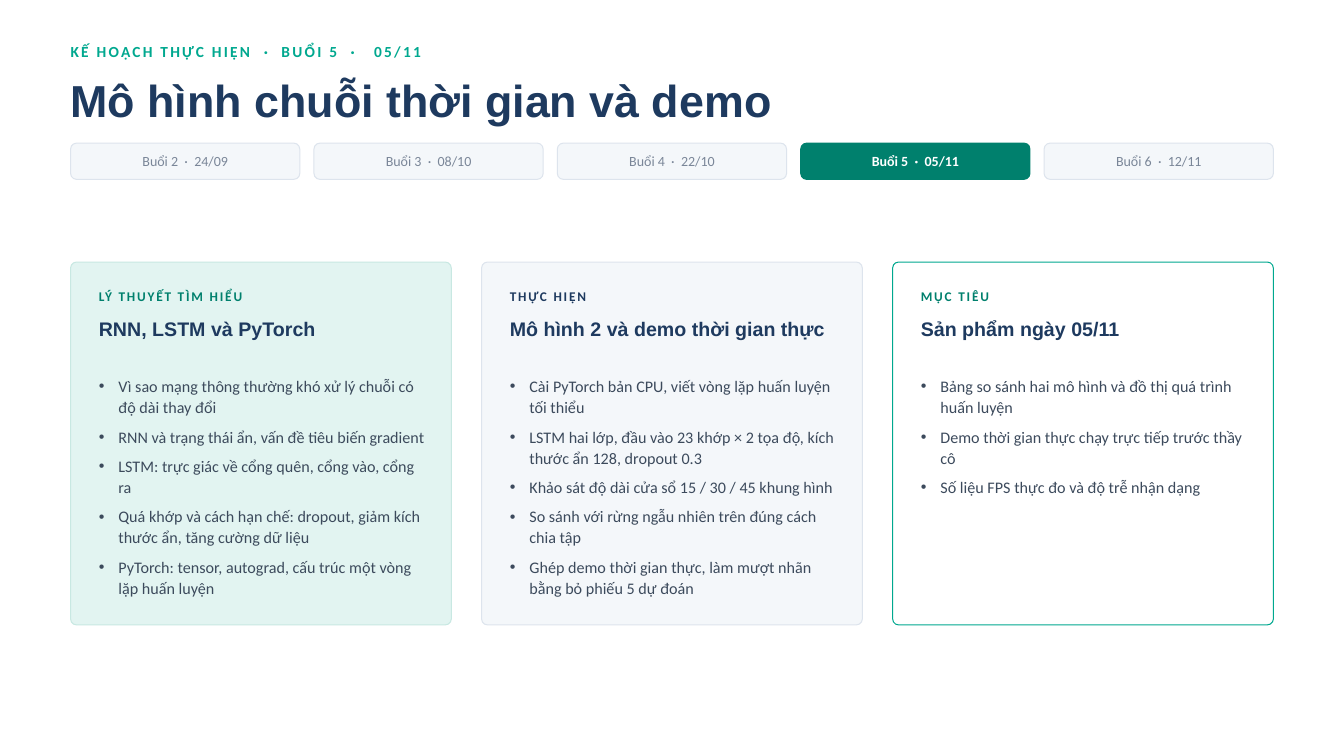
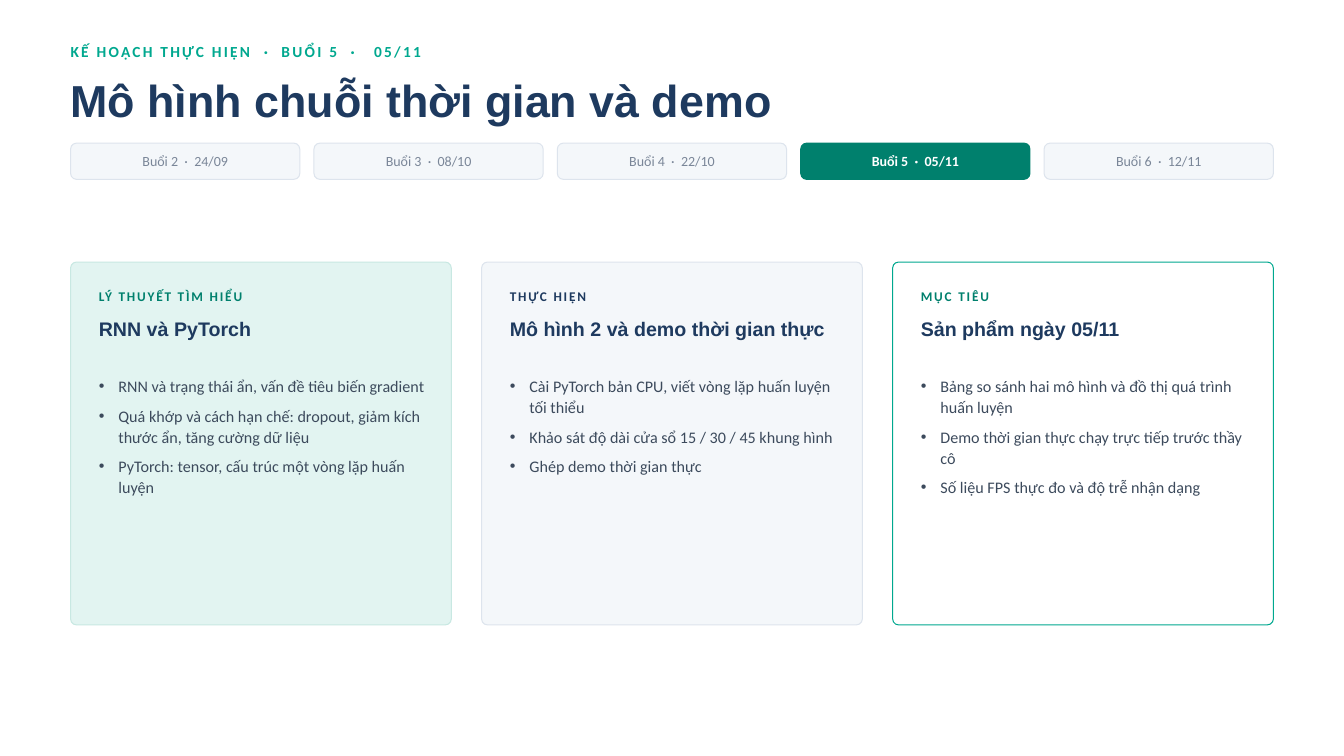
Before and after one commit to tienlamict/cv-action-recognition, a slide deck: slide 7 of slides/bao-cao-buoi-1-nhan-dang-hanh-dong.pptx. Drawn at 1344x756 pixels with LibreOffice and Linux fonts; fonts in the diff are those of the drawing. Boxes give left, top, right and bottom in pixels: in the first picture for what was removed or moved away, otherwise in the second. Text is boxed around its words. In the diff, an @@ line names an element or a change of style, - is before the commit and + after.

```diff
--- a/slides/bao-cao-buoi-1-nhan-dang-hanh-dong.pptx
+++ b/slides/bao-cao-buoi-1-nhan-dang-hanh-dong.pptx
@@ text at bbox=[99, 321, 251, 340]: text changed @@
-RNN, LSTM và PyTorch
+RNN và PyTorch
@@ text at bbox=[118, 379, 414, 416]: paragraph removed @@
-• Vì sao mạng thông thường khó xử lý chuỗi có độ dài thay đổi
@@ text at bbox=[529, 431, 834, 467]: paragraph removed @@
-• LSTM hai lớp, đầu vào 23 khớp × 2 tọa độ, kích thước ẩn 128, dropout 0.3
@@ text at bbox=[118, 459, 414, 493]: paragraph removed @@
-• LSTM: trực giác về cổng quên, cổng vào, cổng ra
@@ text at bbox=[118, 460, 405, 496]: text changed @@
-• PyTorch: tensor, autograd, cấu trúc một vòng lặp huấn luyện
+• PyTorch: tensor, cấu trúc một vòng lặp huấn luyện
@@ text at bbox=[529, 461, 701, 475]: text changed @@
-• So sánh với rừng ngẫu nhiên trên đúng cách chia tập
-• Ghép demo thời gian thực, làm mượt nhãn bằng bỏ phiếu 5 dự đoán
+• Ghép demo thời gian thực
```
Also in this commit, not shown: 4 other slides changed, 1 other file.
